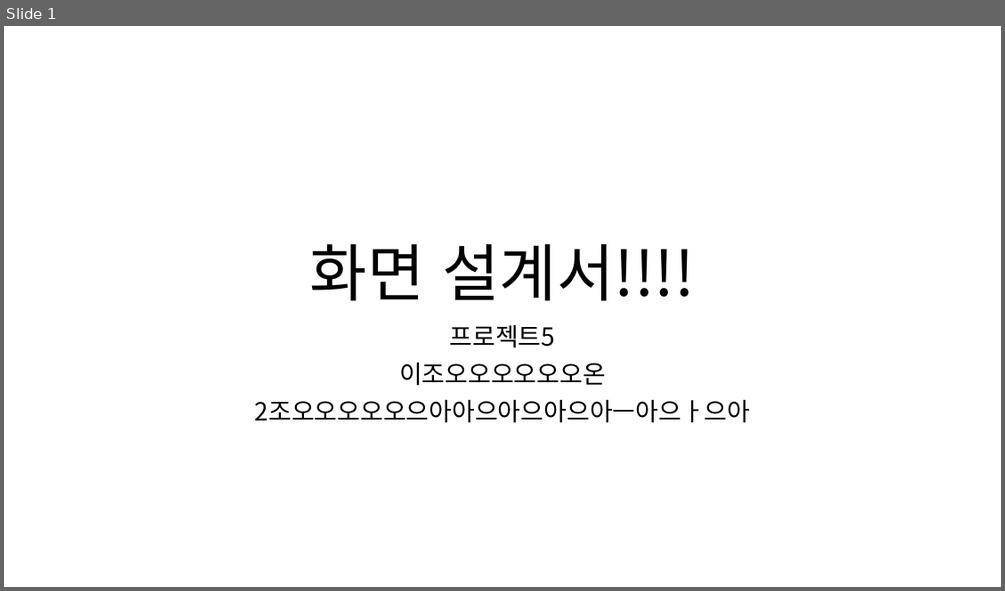
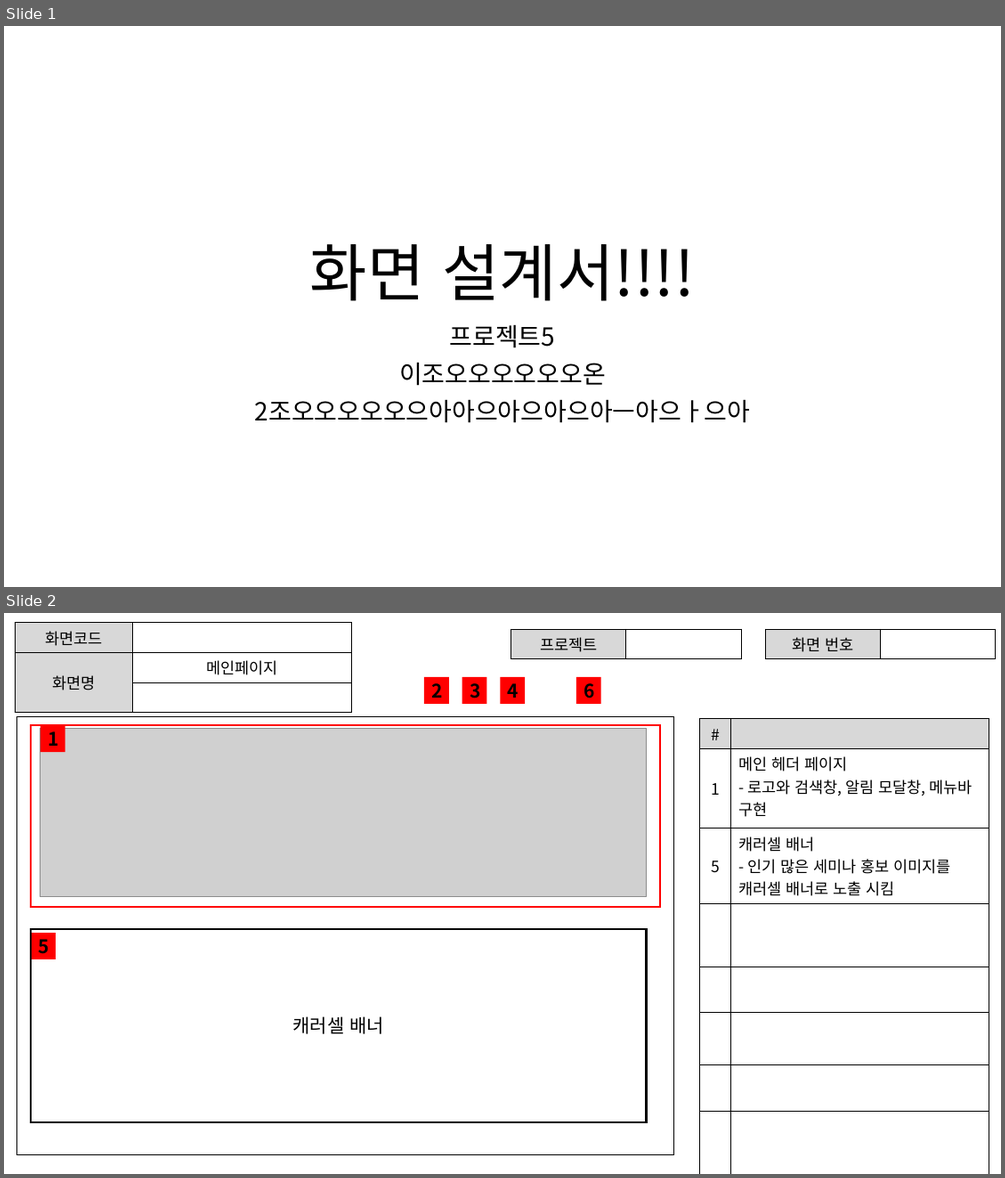
Before and after one commit to ezenteam2/e-Zone, a slide deck: 0 발표용 파워포인트/project05 - 파워포인트 종합 - 기범.pptx. Shown one above the other, each under a label of ours: slide 1 before the commit, slides 1 and 2 after it. The pictures are 1005x591 and 1005x1178 pixels, drawn with LibreOffice and Linux fonts; fonts in the diff are those of the drawing; grey boxes stand for pictures. Boxes give left, top, right and bottom in pixels: in the first picture for what was removed or moved away, otherwise in the second. Text is boxed around its words. In the diff, an @@ line names an element or a change of style, - is before the commit and + after.

Commit message:
화면 설계 진행중 - 기범

```diff
--- a/0 발표용 파워포인트/project05 - 파워포인트 종합 - 기범.pptx
+++ b/0 발표용 파워포인트/project05 - 파워포인트 종합 - 기범.pptx
@@ slide 2 added at (x1=4, y1=613, x2=1001, y2=1174), background #FFFFFF @@
@@ table added at (x1=15, y1=623, x2=352, y2=701), 3 rows, 2 columns @@
+화면코드 | 
+화면명 | 메인페이지
+ | 
@@ table added at (x1=511, y1=629, x2=741, y2=656), 1 rows, 2 columns @@
+프로젝트 | 
@@ table added at (x1=765, y1=629, x2=995, y2=656), 1 rows, 2 columns @@
+화면 번호 | 
@@ rectangle added at (x1=424, y1=677, x2=449, y2=704), fill #FF0000, 18 pt, text #000000, bold @@
+2
@@ rectangle added at (x1=462, y1=677, x2=487, y2=704), fill #FF0000, 18 pt, text #000000, bold @@
+3
@@ rectangle added at (x1=501, y1=677, x2=526, y2=704), fill #FF0000, 18 pt, text #000000, bold @@
+4
@@ rectangle added at (x1=576, y1=677, x2=600, y2=704), fill #FF0000, 18 pt, text #000000, bold @@
+6
@@ rectangle added at (x1=16, y1=717, x2=673, y2=1154), fill #FFFFFF, outline #000000 1 pt @@
@@ table added at (x1=700, y1=718, x2=989, y2=1172), 8 rows, 2 columns @@
+# | 
+1 | 메인 헤더 페이지 / - 로고와 검색창, 알림 모달창, 메뉴바 구현
+5 | 캐러셀 배너 / - 인기 많은 세미나 홍보 이미지를 캐러셀 배너로 노출 시킴
+ | 
+ | 
+ | 
+ | 
+ | 
@@ rectangle added at (x1=31, y1=725, x2=660, y2=906), outline #FF0000 2 pt @@
@@ picture added at (x1=40, y1=728, x2=647, y2=896) @@
@@ rectangle added at (x1=40, y1=725, x2=65, y2=751), fill #FF0000, 18 pt, text #000000, bold @@
+1
@@ rectangle added at (x1=31, y1=929, x2=647, y2=1121), outline #000000 2 pt, 18 pt, text #000000 @@
+캐러셀 배너
@@ rectangle added at (x1=31, y1=933, x2=56, y2=959), fill #FF0000, 18 pt, text #000000, bold @@
+5
```
Also in this commit, not shown: 5 other slides added, 1 other file.
